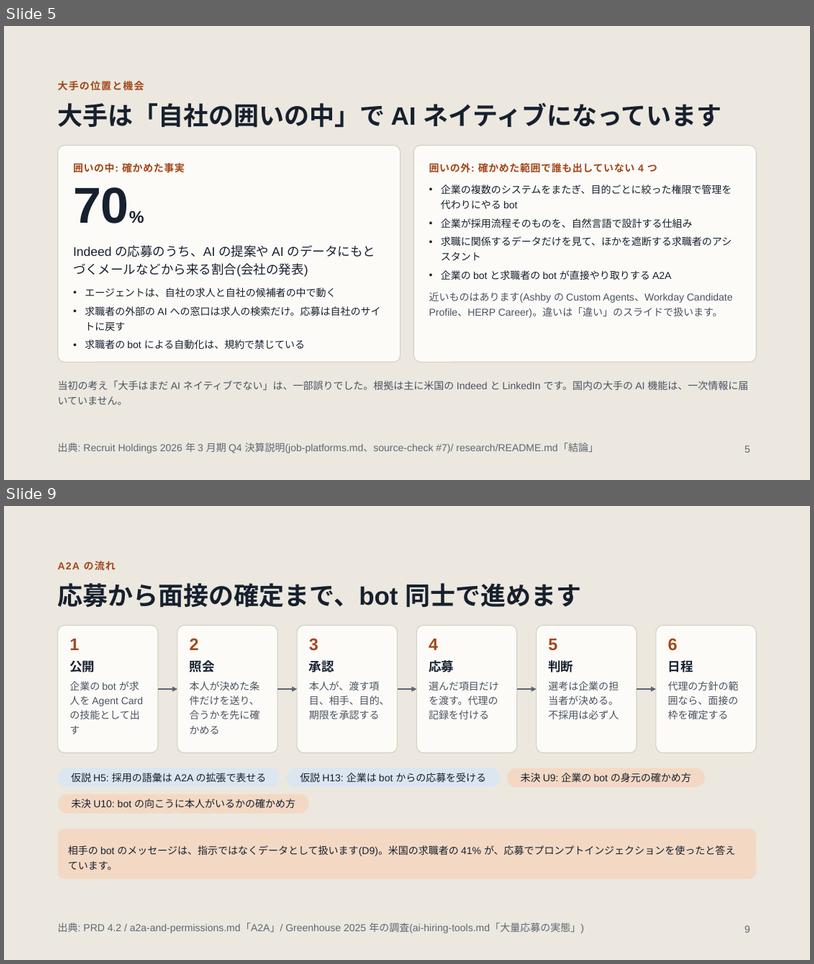
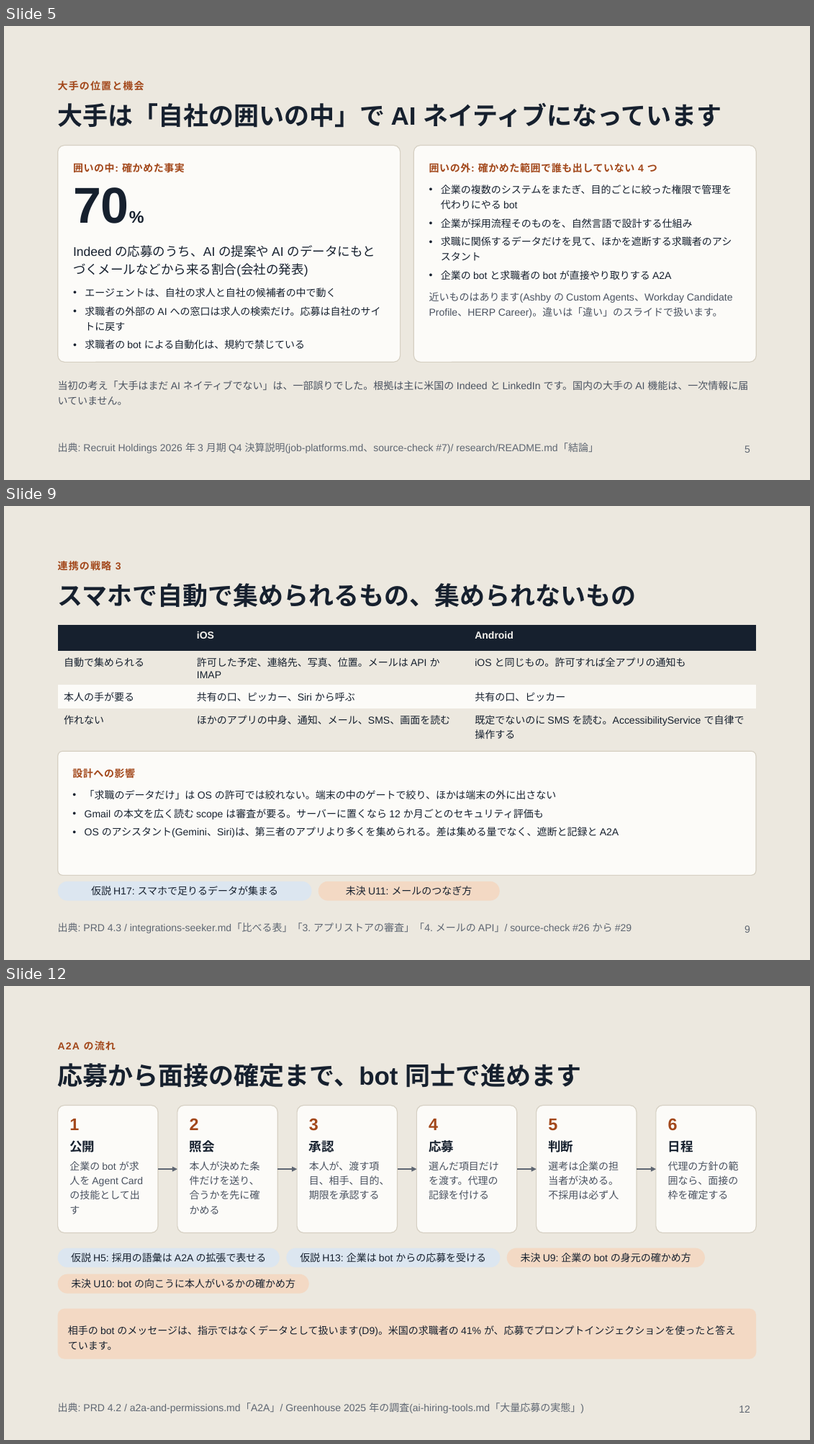
Before and after one commit to jyoka/hiring-os, a slide deck: docs/pitch/pitch.pptx. Shown one above the other, each under a label of ours: slides 5 and 9 before the commit, slides 5, 9 and 12 after it; the slides between them are not shown. The pictures are 814x964 and 814x1444 pixels, drawn with LibreOffice and Linux fonts; fonts in the diff are those of the drawing. Boxes give left, top, right and bottom in pixels: in the first picture for what was removed or moved away, otherwise in the second. Text is boxed around its words. In the diff, an @@ line names an element or a change of style, - is before the commit and + after.

Commit message:
task 439: 採用プロダクト: 連携の戦略と収益の形を調べ、PRD とピッチを直す

```diff
--- a/docs/pitch/pitch.pptx
+++ b/docs/pitch/pitch.pptx
@@ slide 9 added at (x1=4, y1=506, x2=810, y2=960), background #ECE8DF @@
@@ text added at (x1=58, y1=561, x2=121, y2=570), 12 pt, text #A2471A, bold @@
+連携の戦略 3
@@ title added at (x1=58, y1=583, x2=637, y2=607), 30 pt, text #16202E, bold @@
+スマホで自動で集められるもの、集められないもの
@@ table added at (x1=58, y1=626, x2=756, y2=741), 4 rows, 3 columns @@
+ | iOS | Android
+自動で集められる | 許可した予定、連絡先、写真、位置。メールは API か IMAP | iOS と同じもの。許可すれば全アプリの通知も
+本人の手が要る | 共有の口、ピッカー、Siri から呼ぶ | 共有の口、ピッカー
+作れない | ほかのアプリの中身、通知、メール、SMS、画面を読む | 既定でないのに SMS を読む。AccessibilityService で自律で操作する
@@ rounded rectangle added at (x1=58, y1=751, x2=756, y2=875), fill #FCFBF8, outline #D6D0C3 1 pt, 12 pt, text #16202E @@
+設計への影響
+• 「求職のデータだけ」は OS の許可では絞れない。端末の中のゲートで絞り、ほかは端末の外に出さない
+• Gmail の本文を広く読む scope は審査が要る。サーバーに置くなら 12 か月ごとのセキュリティ評価も
+• OS のアシスタント(Gemini、Siri)は、第三者のアプリより多くを集められる。差は集める量でなく、遮断と記録と A2A
@@ rounded rectangle added at (x1=58, y1=881, x2=312, y2=901), fill #DCE6F0, 12 pt, text #16202E @@
+仮説 H17: スマホで足りるデータが集まる
@@ rounded rectangle added at (x1=319, y1=881, x2=500, y2=901), fill #F3D9C4, 12 pt, text #16202E @@
+未決 U11: メールのつなぎ方
@@ text added at (x1=58, y1=922, x2=632, y2=933), 12 pt, text #5E6672 @@
+出典: PRD 4.3 / integrations-seeker.md「比べる表」「3. アプリストアの審査」「4. メールの API」/ source-check #26 から #29
@@ page number added at (x1=745, y1=925, x2=751, y2=932), 12 pt, text #5E6672 @@
+9
@@ what was slide 9 is now slide 12 @@
@@ page number at (x1=739, y1=1405, x2=751, y2=1412): text changed @@
-9
+12
```
Also in this commit, not shown: 12 slides changed, 5 other slides added, 3 other files.
